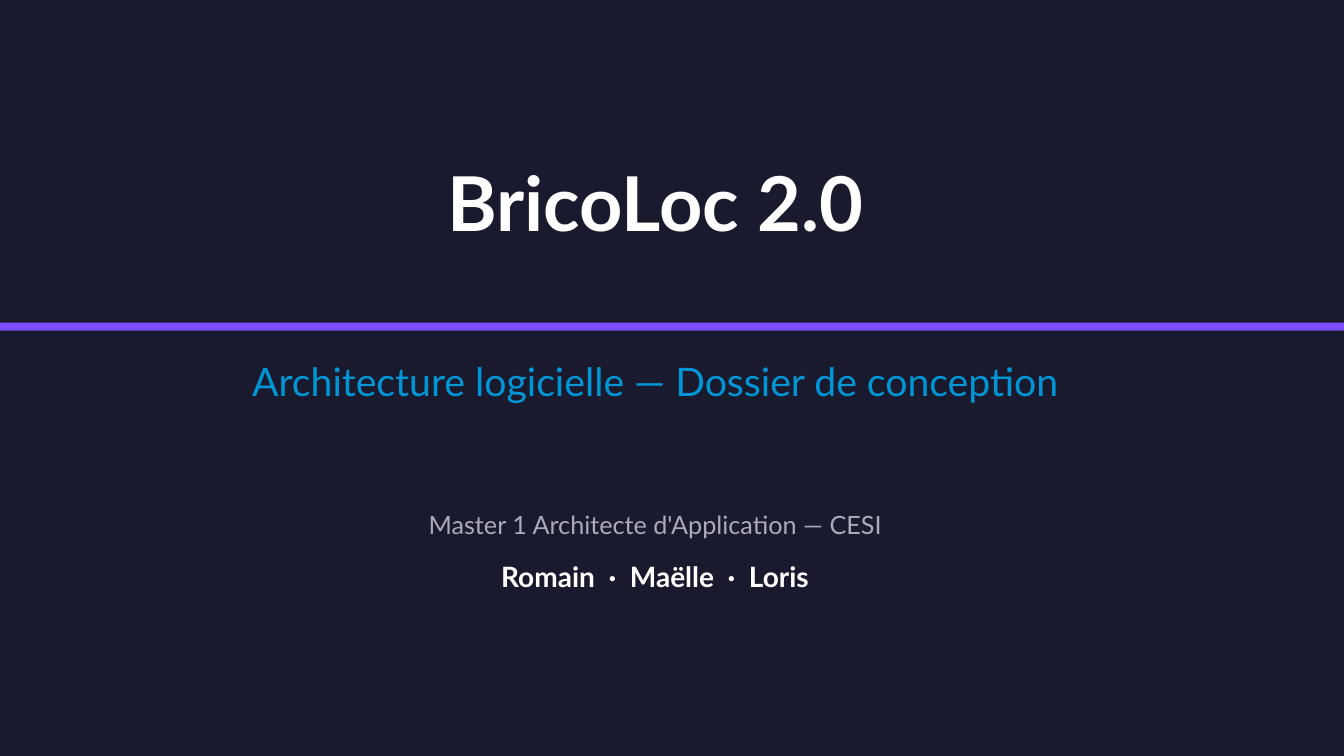
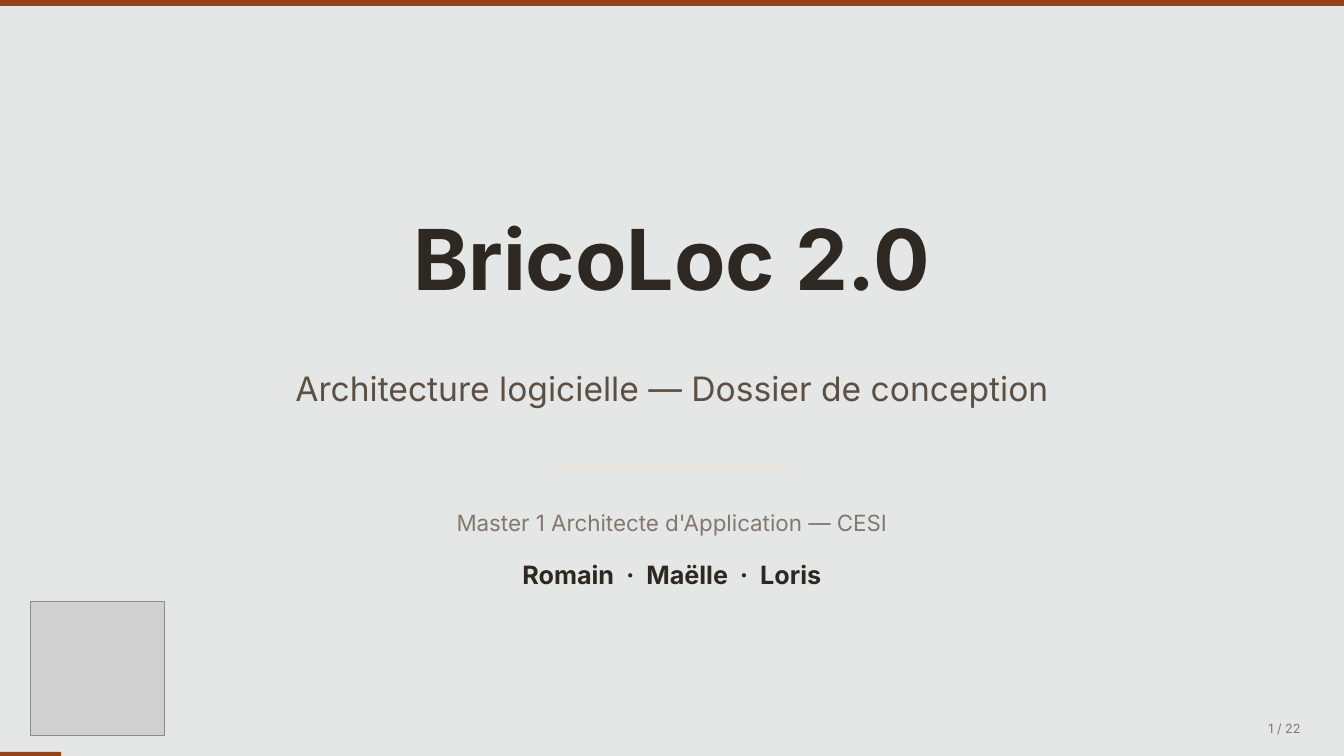
Before and after one commit to morepudding/maelJtm, a slide deck: slide 1 of 07-presentation/BricoLoc2_Presentation.pptx. Drawn at 1344x756 pixels with LibreOffice and Linux fonts; fonts in the diff are those of the drawing; grey boxes stand for pictures. Boxes give left, top, right and bottom in pixels: in the first picture for what was removed or moved away, otherwise in the second. Text is boxed around its words. In the diff, an @@ line names an element or a change of style, - is before the commit and + after.

```diff
--- a/07-presentation/BricoLoc2_Presentation.pptx
+++ b/07-presentation/BricoLoc2_Presentation.pptx
@@ background #1A1A2E to #E5E7E6 @@
@@ rectangle added at box(0, 0, 1344, 6), fill #93441A @@
@@ text "BricoLoc 2.0": place and size @@
-text "BricoLoc 2.0" at box(447, 175, 863, 232)
+text "BricoLoc 2.0" at box(413, 225, 930, 291)
@@ text "BricoLoc 2.0" at box(413, 225, 930, 291): size 54 to 60 pt, font Lato to Inter, text colour #FFFFFF to #2E2822 @@
@@ rounded rectangle removed at box(0, 323, 1344, 331) @@
@@ text "Architecture logicielle — Dossier de ...": place and size @@
-text "Architecture logicielle — Dossier de ..." at box(252, 367, 1058, 403)
+text "Architecture logicielle — Dossier de ..." at box(295, 376, 1049, 408)
@@ text "Architecture logicielle — Dossier de ..." at box(295, 376, 1049, 408): size 28 to 24 pt, font Lato to Inter, text colour #0096D6 to #5C5044 @@
@@ rectangle added at box(555, 464, 789, 467), fill #EEE6D8 @@
@@ text "Master 1 Architecte d'Application — ..." at box(457, 514, 887, 536): size 18 to 16 pt, font Lato to Inter, text colour #AAAABB to #82786E @@
@@ text "Romain · Maëlle · Loris" at box(522, 564, 821, 585): size 20 to 18 pt, font Lato to Inter, text colour #FFFFFF to #2E2822 @@
@@ picture added at box(30, 602, 164, 736) @@
@@ text added at box(1268, 724, 1300, 733), 9 pt, text #82786E @@
+1 / 22
@@ rectangle added at box(0, 752, 62, 756), fill #93441A @@
```
Also in this commit, not shown: 10 other slides changed, 11 slides added, 8 slides removed, 15 other files.
